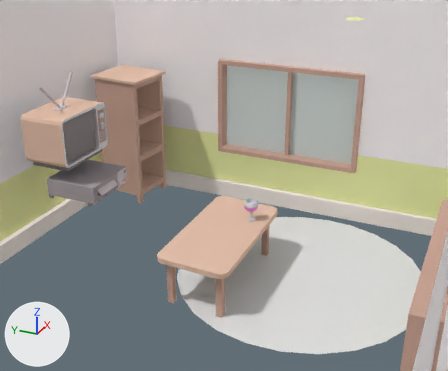
The Blender file Assets/Models/Korigame/Props.blend as it was, and as the next commit left it.
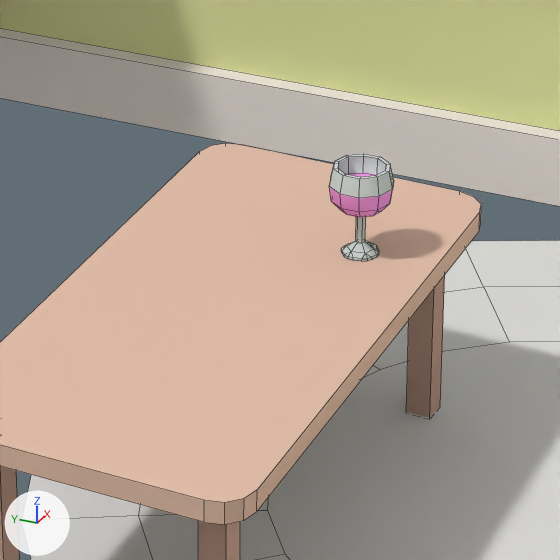
The first picture shows the older version from a 50 mm lens placed at (-1.49, -3.23, 3.3), pointed at (4.88, -0.36, 0.12). The close-ups show both versions on the part from 38% to 66% of the width and 44% to 77% of the height of that picture. Arrows for +X, +Y and +Z are at lower left; the lights stay in place. The close-ups show mesh edges as thin lines.

In view in the first close-up: 'Apartment', 'Coffee Table', 'Glass Of Wine', 'Rug'.
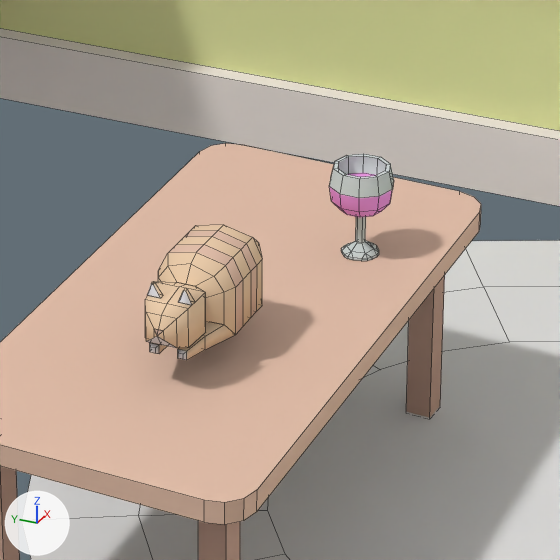
Scene script edits in JSON lines:
```json
{"op": "add", "block": "me_cube_037", "code": ["me_cube_037 = bpy.data.meshes.new('Cube.037')", "me_cube_037.from_pydata(...)  # 89 vertices, 61 faces; spans x -0.474..0.023, y -0.115..0.0, z -0.124..0.109", "me_cube_037.polygons.foreach_set('use_smooth', [True] * 61)", "# faces by material slot: [36, 1, 18, 6]", "me_cube_037.materials.append(mat_brown_light)  # beige #efd1b0", "me_cube_037.materials.append(mat_brown_dark)  # beige #cda998", "me_cube_037.materials.append(mat_gray_light)  # white #e5e3e6", "me_cube_037.materials.append(mat_brown_medium)  # beige #e8c4af"]}
{"op": "add", "block": "ob_cat", "code": ["ob_cat = bpy.data.objects.new('Cat', me_cube_037)", "ob_cat.location = (4.866, -0.353, -0.355)", "_m = ob_cat.modifiers.new('Mirror', 'MIRROR')", "_m.use_axis = (False, True, False)"]}
```

Changed parts and their boxes (x1, y1, x2, y2) in the close-ups (560 x 560 px):
```json
{"object": "Cat", "change": "added", "after": [145, 225, 262, 360], "on screen": "beige", "faces in mat_brown_light (beige #efd1b0)": [145, 225, 262, 360], "faces in mat_brown_medium (beige #e8c4af)": [168, 230, 257, 334], "faces in mat_gray_light (white #e5e3e6)": [147, 284, 192, 360]}
```
